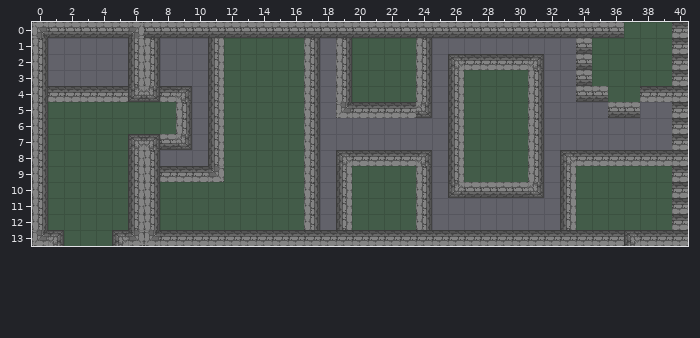
An edit to a level. Tiled map, assets/data/arena_2.tmx. The first picture shows the starting point.
Cells are 16x16 px. Shown: x 0..40, y 0..13.
The result:
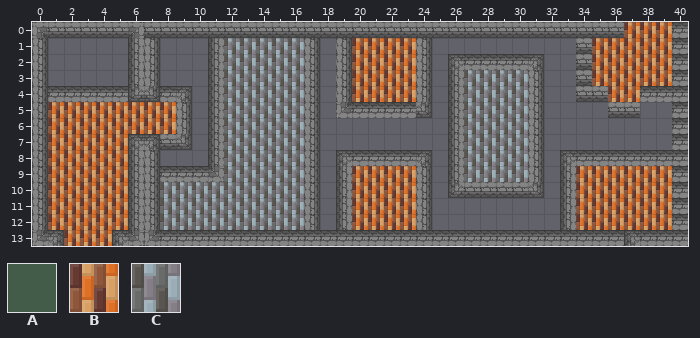
Key: from "tileset.png": A 1, B 4, C 5.
_ is an empty cell.
The edit:
Layer "base":
Tile A gives way to tile B in row 0 at x 37 to 39; in rows 1 to 3 at x 20 to 23 and 35 to 39; in row 4 at x 20 to 23 and 36 to 37; in rows 5 to 6 at x 1 to 8; in rows 7 to 8 at x 1 to 5; in rows 9 to 12 at x 1 to 5, 20 to 23 and 34 to 39.
Tile A gives way to tile B in row 13 at x 2 to 4.
Tile A gives way to tile C in rows 1 to 2 at x 12 to 16; in rows 3 to 9 at x 12 to 16 and 27 to 30; in rows 10 to 12 at x 8 to 16.
Pixel boxes of the changes (left, top, right, bottom) in both pictures:
changed: (592, 22, 672, 102)
changed: (48, 38, 304, 246)
changed: (352, 38, 416, 102)
changed: (464, 70, 528, 182)
changed: (352, 166, 416, 230)
changed: (576, 166, 672, 230)
